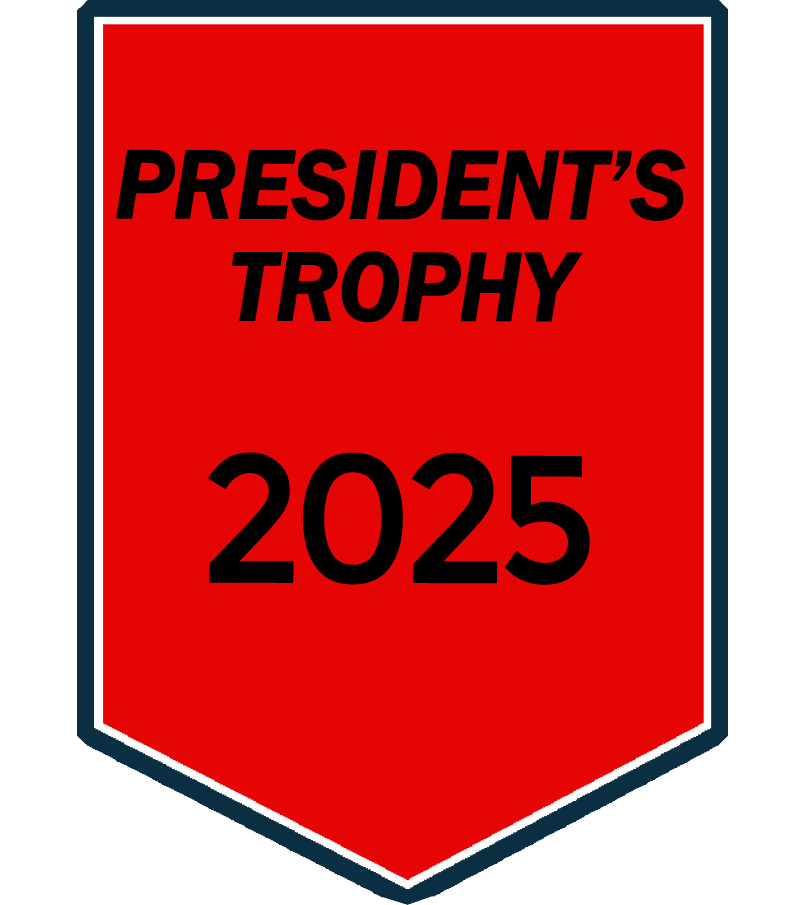
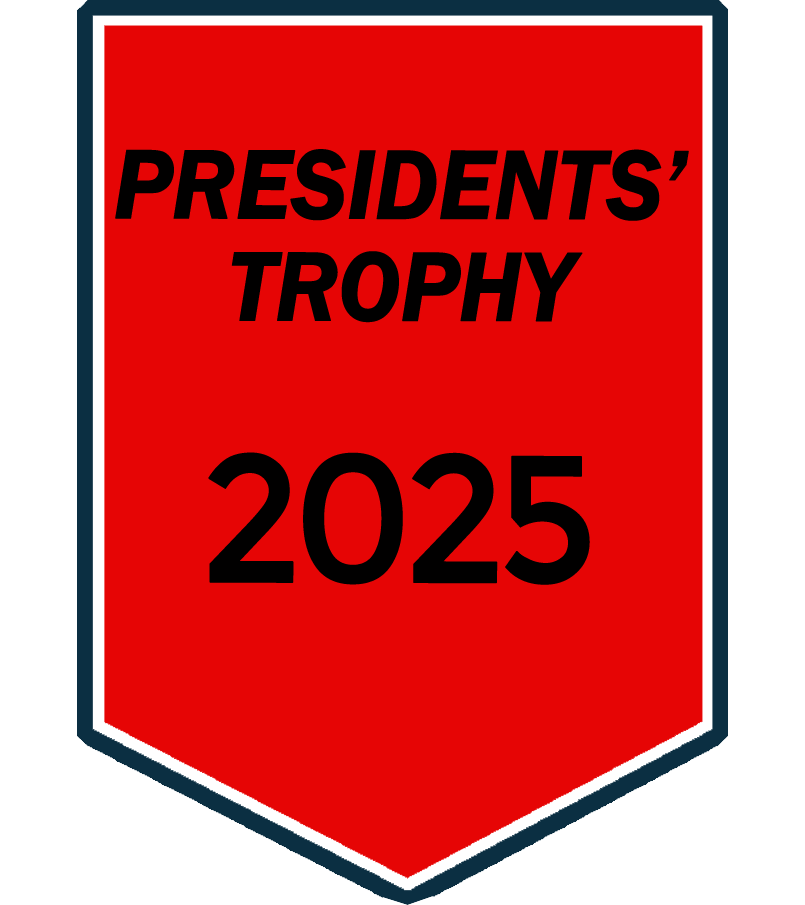
Revision of a layered 805px x 905px image; what changed, layer by layer:
renamed "PRESIDENT’S TROPHY 2025" to "PRESIDENTS’ TROPHY 2025", painted on it over box(115, 149, 689, 221)
painted on "Layer 2" over box(92, 15, 713, 891)